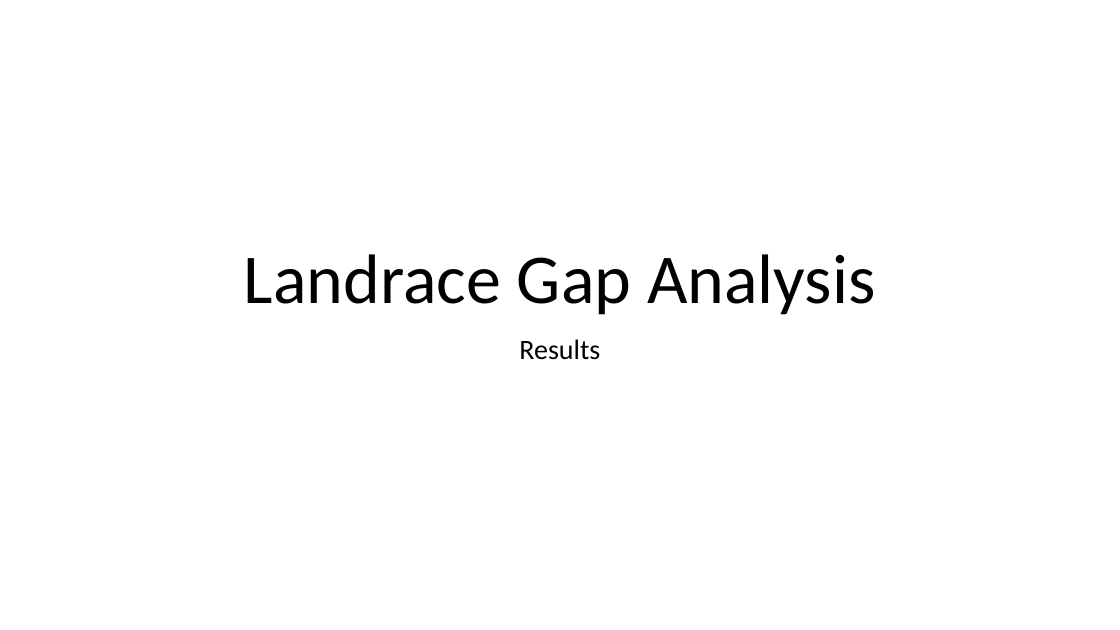
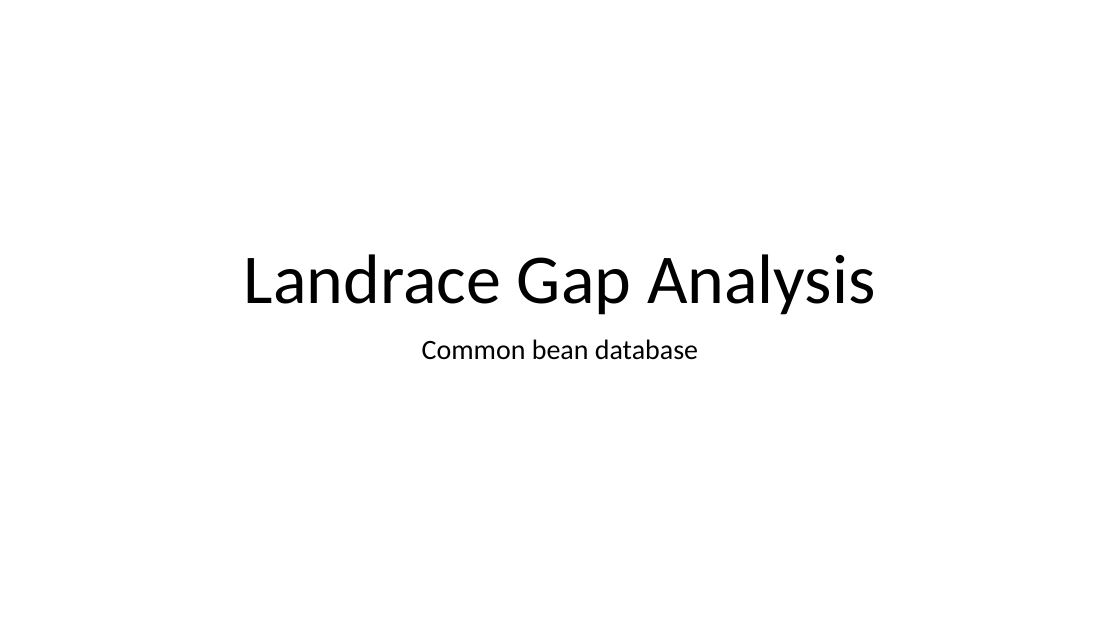
Before and after one commit to CIAT-DAPA/gap_analysis_landraces, a slide deck: slide 1 of landraces_classification/classification_algorithms/Landrace_Gap_Analysis-results.pptx. Drawn at 1120x630 pixels with LibreOffice and Linux fonts; fonts in the diff are those of the drawing. Boxes give left, top, right and bottom in pixels: in the first picture for what was removed or moved away, otherwise in the second. Text is boxed around its words. In the diff, an @@ line names an element or a change of style, - is before the commit and + after.

```diff
--- a/landraces_classification/classification_algorithms/Landrace_Gap_Analysis-results.pptx
+++ b/landraces_classification/classification_algorithms/Landrace_Gap_Analysis-results.pptx
@@ subtitle at (422, 339, 698, 360): text changed @@
-Results
+Common bean database
```
Also in this commit, not shown: 1 slide added, 2 other files.
